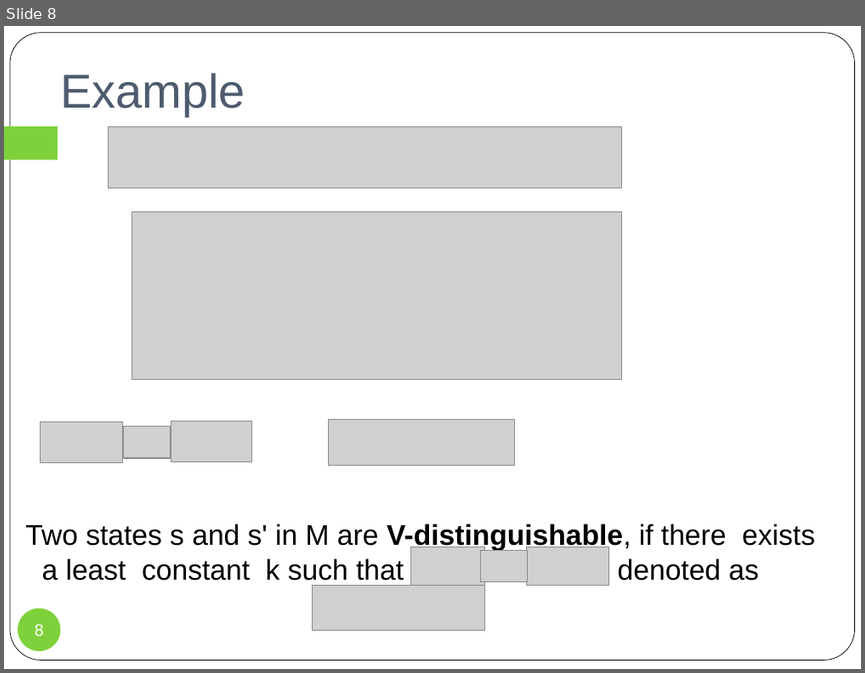
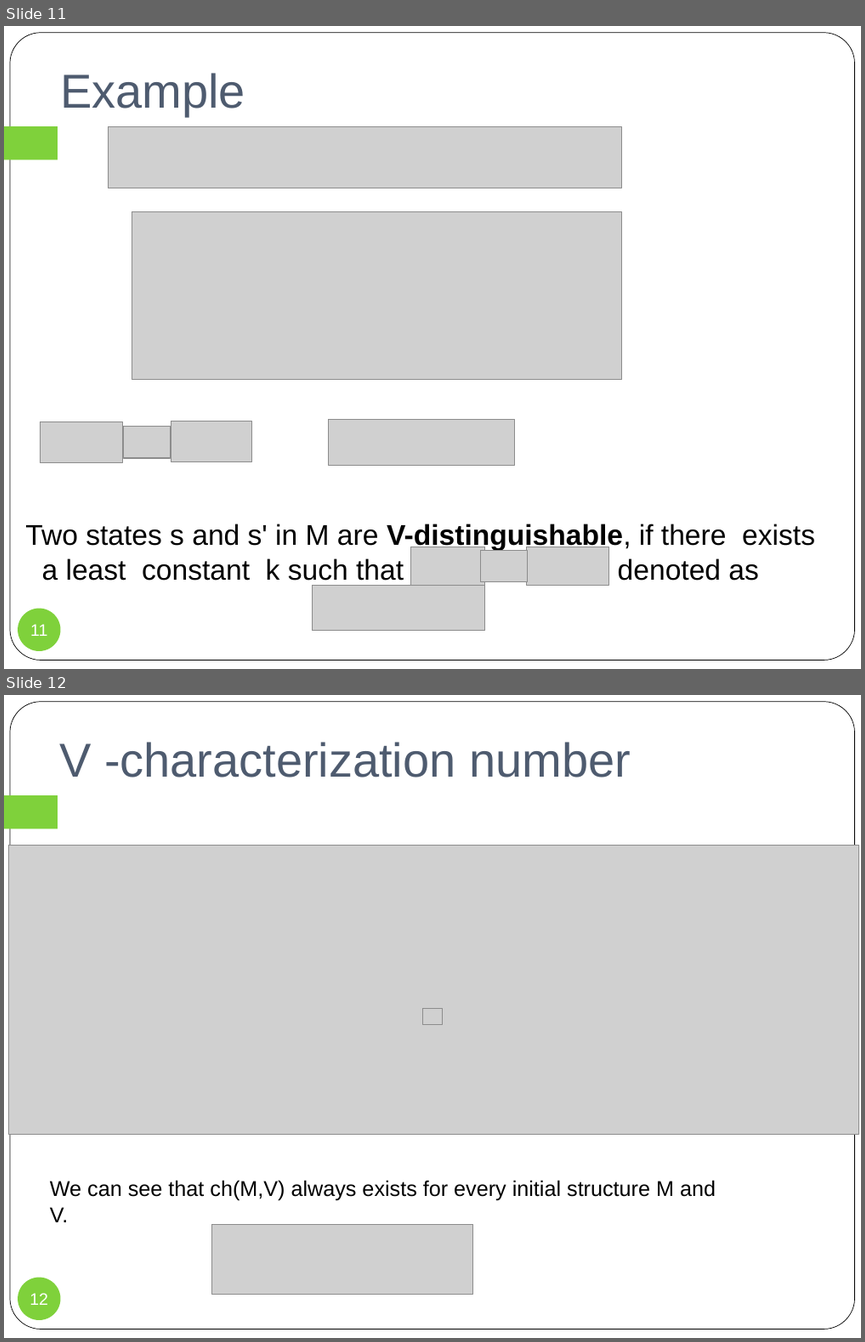
Before and after one commit to fengrenyan/fry, a slide deck: DC/SNC and WSC.pptx. Shown one above the other, each under a label of ours: slide 8 before the commit, slides 11 and 12 after it. The pictures are 865x673 and 865x1342 pixels, drawn with LibreOffice and Linux fonts; fonts in the diff are those of the drawing; grey boxes stand for pictures. Boxes give left, top, right and bottom in pixels: in the first picture for what was removed or moved away, otherwise in the second. Text is boxed around its words. In the diff, an @@ line names an element or a change of style, - is before the commit and + after.

```diff
--- a/DC/SNC and WSC.pptx
+++ b/DC/SNC and WSC.pptx
@@ slide 12 added at (4, 695, 861, 1338), background #FFFFFF; not listed: 2 template elements that a slide beside it also shows @@
@@ title added at (59, 742, 630, 777), 40 pt, text #4E5B6F @@
+V -characterization number
@@ picture added at (9, 845, 859, 1134) @@
@@ picture added at (423, 1009, 442, 1024) @@
@@ text added at (50, 1179, 715, 1201), 18 pt, text #000000 @@
+We can see that ch(M,V) always exists for every initial structure M and V.
@@ picture added at (211, 1224, 472, 1293) @@
@@ page number added at (18, 1276, 61, 1320), fill #7FD13B, 14 pt, text #FFFFFF @@
+12
@@ what was slide 8 is now slide 11 @@
@@ page number at (30, 624, 47, 635): text changed @@
-8
+11
```
Also in this commit, not shown: 8 slides changed, 11 other slides added, 11 slides removed, 17 other files.
